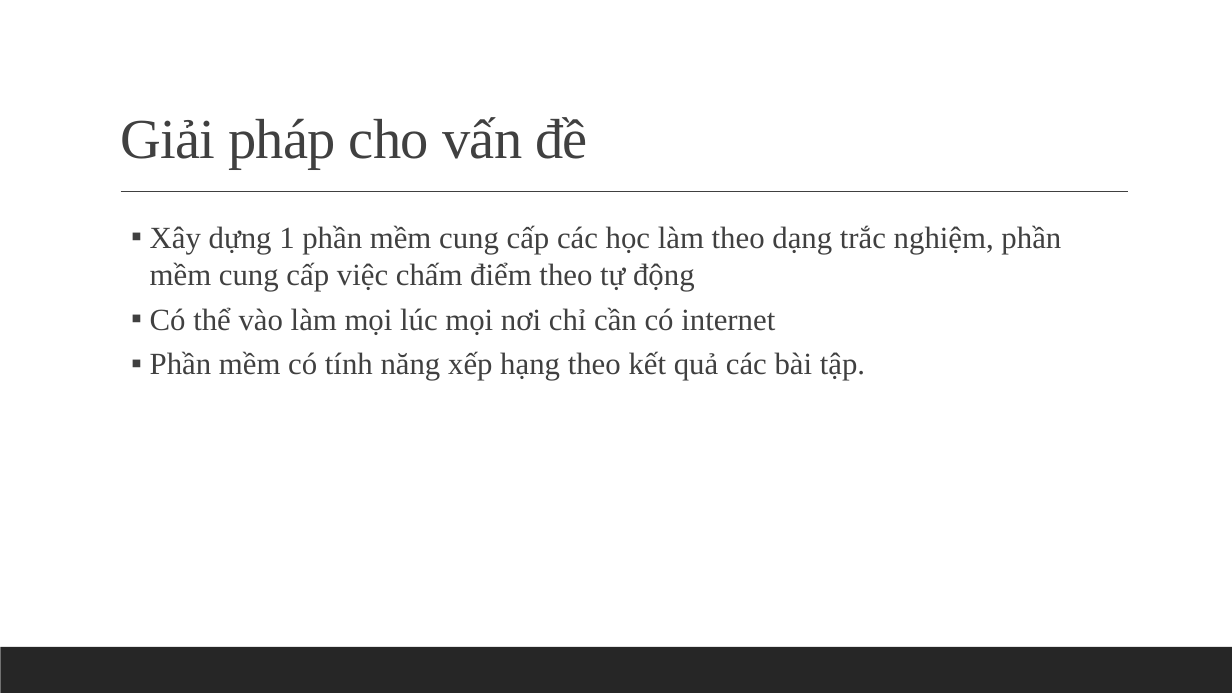
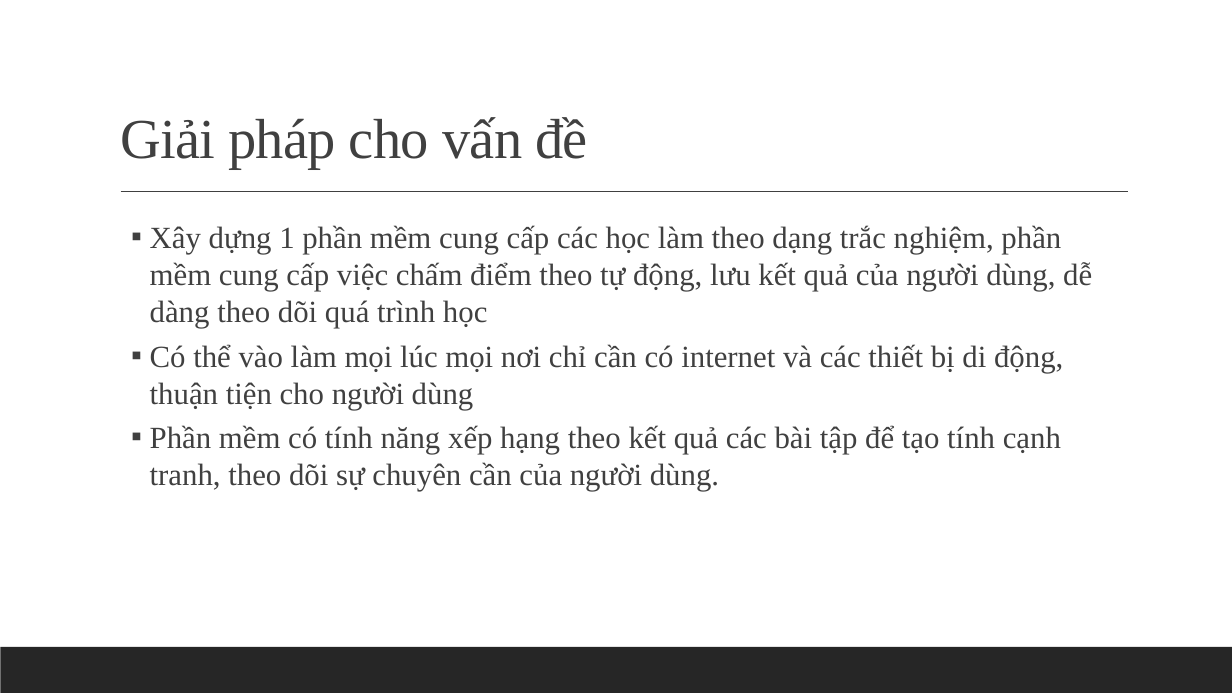
Before and after one commit to huynhquangminh/18HCB_QuanLyQuyTrinhPhanMem, a slide deck: slide 16 of Documents/TongHop/BaoCaoTrcDuAn/Nhom_3_Tuan_2.pptx. Drawn at 1232x693 pixels with LibreOffice and Linux fonts; fonts in the diff are those of the drawing. Boxes give left, top, right and bottom in pixels: in the first picture for what was removed or moved away, otherwise in the second. Text is boxed around its words. In the diff, an @@ line names an element or a change of style, - is before the commit and + after.

```diff
--- a/Documents/TongHop/BaoCaoTrcDuAn/Nhom_3_Tuan_2.pptx
+++ b/Documents/TongHop/BaoCaoTrcDuAn/Nhom_3_Tuan_2.pptx
@@ text at [150,225,1092,491]: text changed @@
-  ▪ Xây dựng 1 phần mềm cung cấp các học làm theo dạng trắc nghiệm, phần mềm cung cấp việc chấm điểm theo tự động
-  ▪ Có thể vào làm mọi lúc mọi nơi chỉ cần có internet
-  ▪ Phần mềm có tính năng xếp hạng theo kết quả các bài tập.
+  ▪ Xây dựng 1 phần mềm cung cấp các học làm theo dạng trắc nghiệm, phần mềm cung cấp việc chấm điểm theo tự động, lưu kết quả của người dùng, dễ dàng theo dõi quá trình học
+  ▪ Có thể vào làm mọi lúc mọi nơi chỉ cần có internet và các thiết bị di động, thuận tiện cho người dùng
+  ▪ Phần mềm có tính năng xếp hạng theo kết quả các bài tập để tạo tính cạnh tranh, theo dõi sự chuyên cần của người dùng.
```
Also in this commit, not shown: 15 other slides changed, 1 slide added, 7 slides removed, 6 other files.
